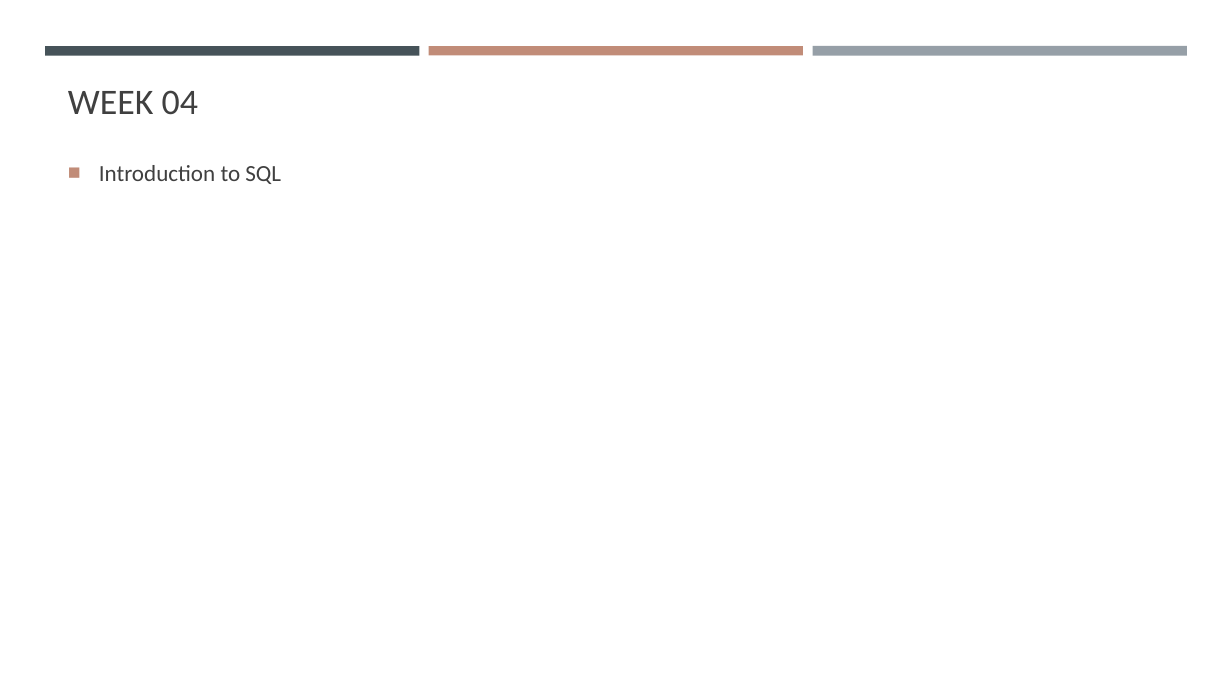
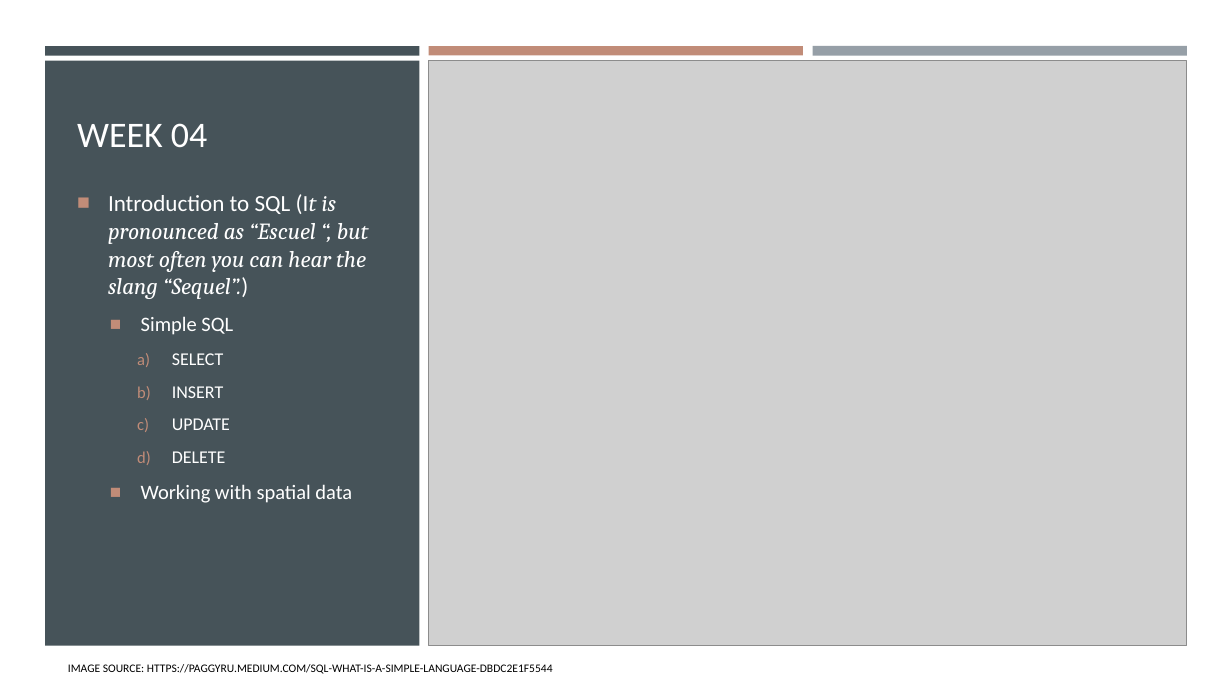
Before and after one commit to gisynw/ssj-376, a slide deck: slide 14 of docs/Lectures/Week01/Week01_Intro_Course.pptx (slide 13 before the commit). Drawn at 1232x693 pixels with LibreOffice and Linux fonts; fonts in the diff are those of the drawing; grey boxes stand for pictures. Boxes give left, top, right and bottom in pixels: in the first picture for what was removed or moved away, otherwise in the second. Text is boxed around its words. In the diff, an @@ line names an element or a change of style, - is before the commit and + after.

Commit message:
update week01

```diff
--- a/docs/Lectures/Week01/Week01_Intro_Course.pptx
+++ b/docs/Lectures/Week01/Week01_Intro_Course.pptx
@@ background #FFFFFF to #22363C @@
@@ rectangle added at (x1=0, y1=0, x2=1232, y2=693), fill #FFFFFF @@
@@ rectangle added at (x1=45, y1=61, x2=420, y2=646), fill #465359 @@
@@ picture added at (x1=429, y1=61, x2=1188, y2=646) @@
@@ title "WEEK 04" moved from (x1=68, y1=90, x2=198, y2=115) to (x1=77, y1=123, x2=207, y2=147) @@
@@ title "WEEK 04" at (x1=77, y1=123, x2=207, y2=147): text colour #404040 to #FFFFFF @@
@@ text "Introduction to SQL (It is ..." at (x1=108, y1=194, x2=369, y2=503): vertical alignment middle to top @@
@@ text at (x1=108, y1=194, x2=369, y2=503): text changed; text colour #404040 to #FFFFFF @@
-■ Introduction to SQL
+■ Introduction to SQL (It is pronounced as “Escuel “, but most often you can hear the slang “Sequel”.)
+  ■ Simple SQL
+    a) SELECT
+    b) INSERT
+    c) UPDATE
+    d) DELETE
+  ■ Working with spatial data
@@ text added at (x1=68, y1=664, x2=553, y2=674), 9 pt, text #000000 @@
+IMAGE SOURCE: HTTPS://PAGGYRU.MEDIUM.COM/SQL-WHAT-IS-A-SIMPLE-LANGUAGE-DBDC2E1F5544
```
Also in this commit, not shown: 8 other slides changed, 7 slides added, 7 slides removed, 5 other files.
